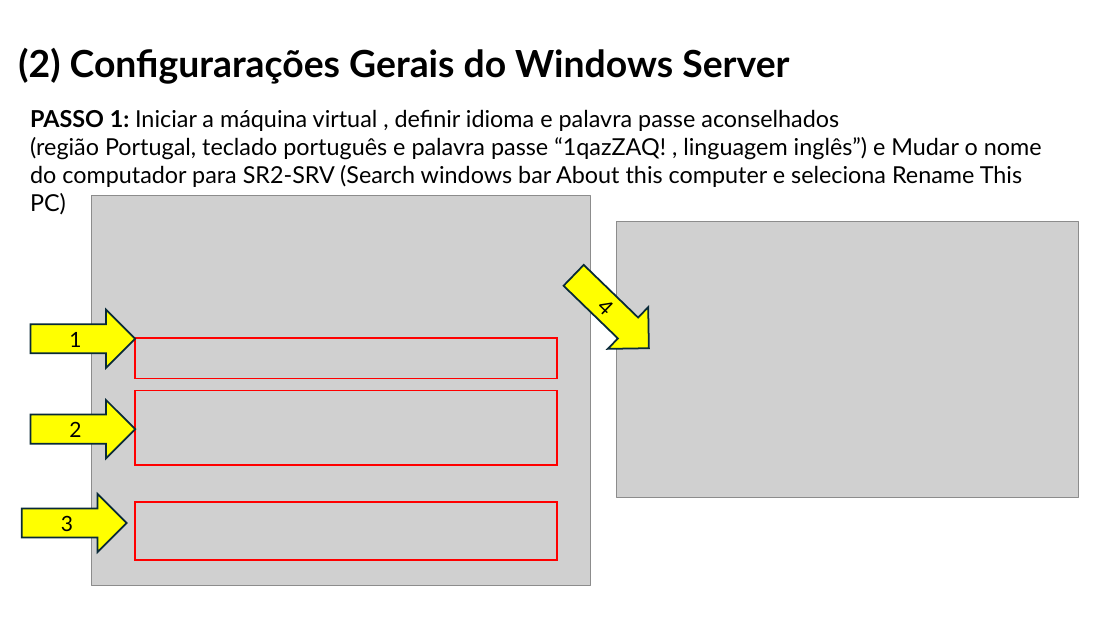
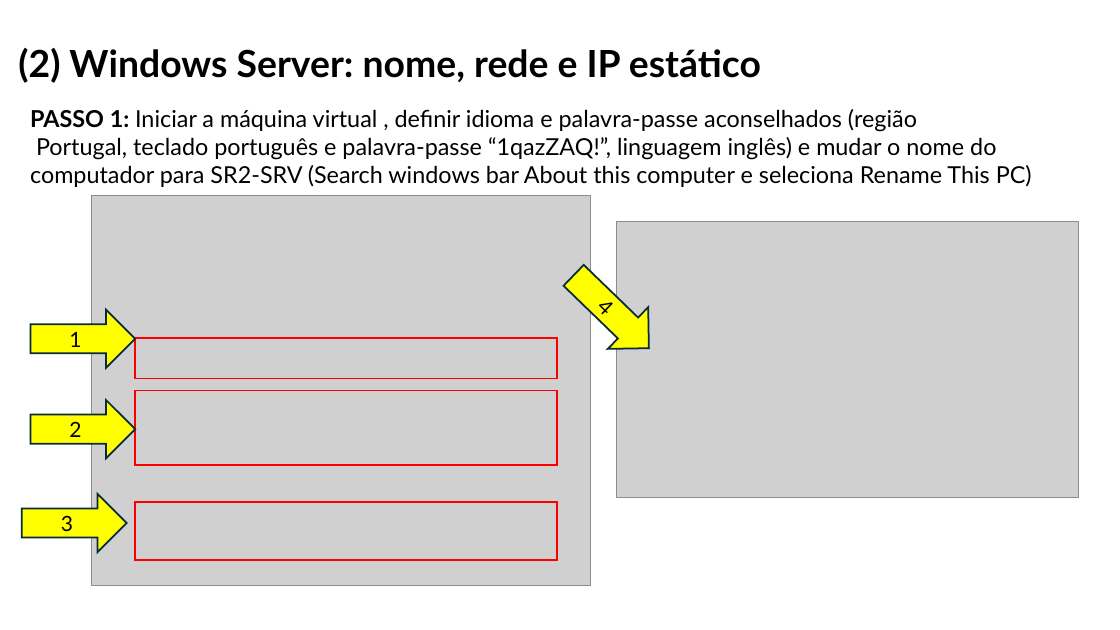
Before and after one commit to orlandonss/TrabalhoSR2, a slide deck: slide 6 of Apresentacoes_Workshop/WORKSHOP WINDOWS AD DS & LINUX SERVICES.pptx. Drawn at 1120x630 pixels with LibreOffice and Linux fonts; fonts in the diff are those of the drawing; grey boxes stand for pictures. Boxes give left, top, right and bottom in pixels: in the first picture for what was removed or moved away, otherwise in the second. Text is boxed around its words. In the diff, an @@ line names an element or a change of style, - is before the commit and + after.

```diff
--- a/Apresentacoes_Workshop/WORKSHOP WINDOWS AD DS & LINUX SERVICES.pptx
+++ b/Apresentacoes_Workshop/WORKSHOP WINDOWS AD DS & LINUX SERVICES.pptx
@@ title at <box>18,48,761,83</box>: text changed @@
-(2) Configurarações Gerais do Windows Server
+(2) Windows Server: nome, rede e IP estático
@@ text at <box>30,109,1032,187</box>: text changed @@
-PASSO 1: Iniciar a máquina virtual , definir idioma e palavra passe aconselhados
-(região Portugal, teclado português e palavra passe “1qazZAQ! , linguagem inglês”) e Mudar o nome do computador para SR2-SRV (Search windows bar About this computer e seleciona Rename This PC)
+PASSO 1: Iniciar a máquina virtual , definir idioma e palavra-passe aconselhados (região
+Portugal, teclado português e palavra-passe “1qazZAQ!”, linguagem inglês) e mudar o nome do computador para SR2-SRV (Search windows bar About this computer e seleciona Rename This PC)
```
Also in this commit, not shown: 34 other slides changed, 6 slides added, 9 slides removed, 2 other files.
